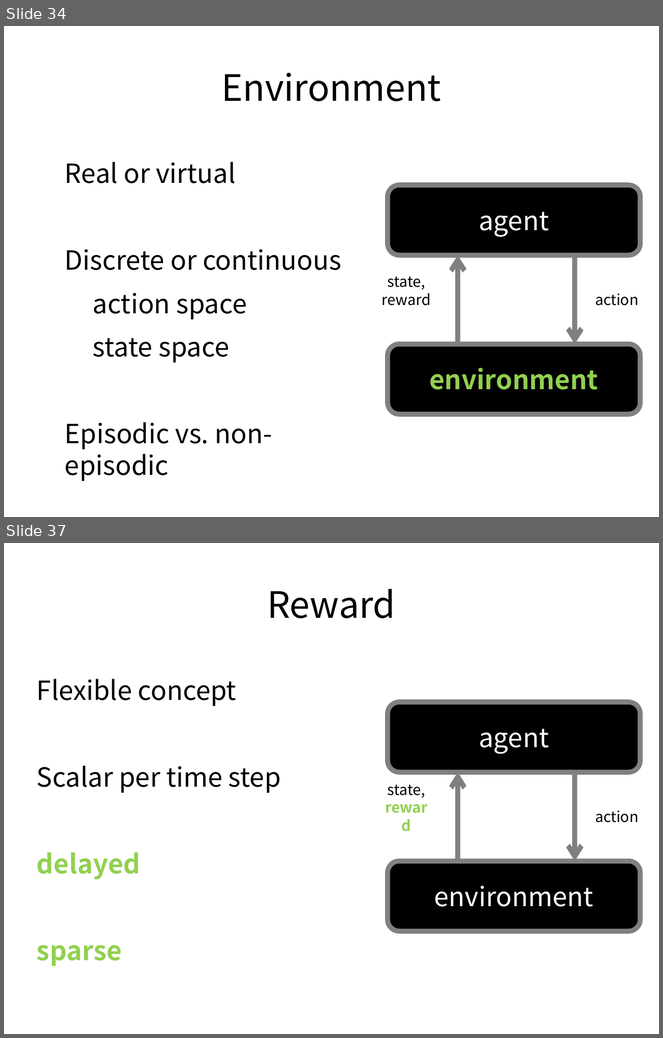
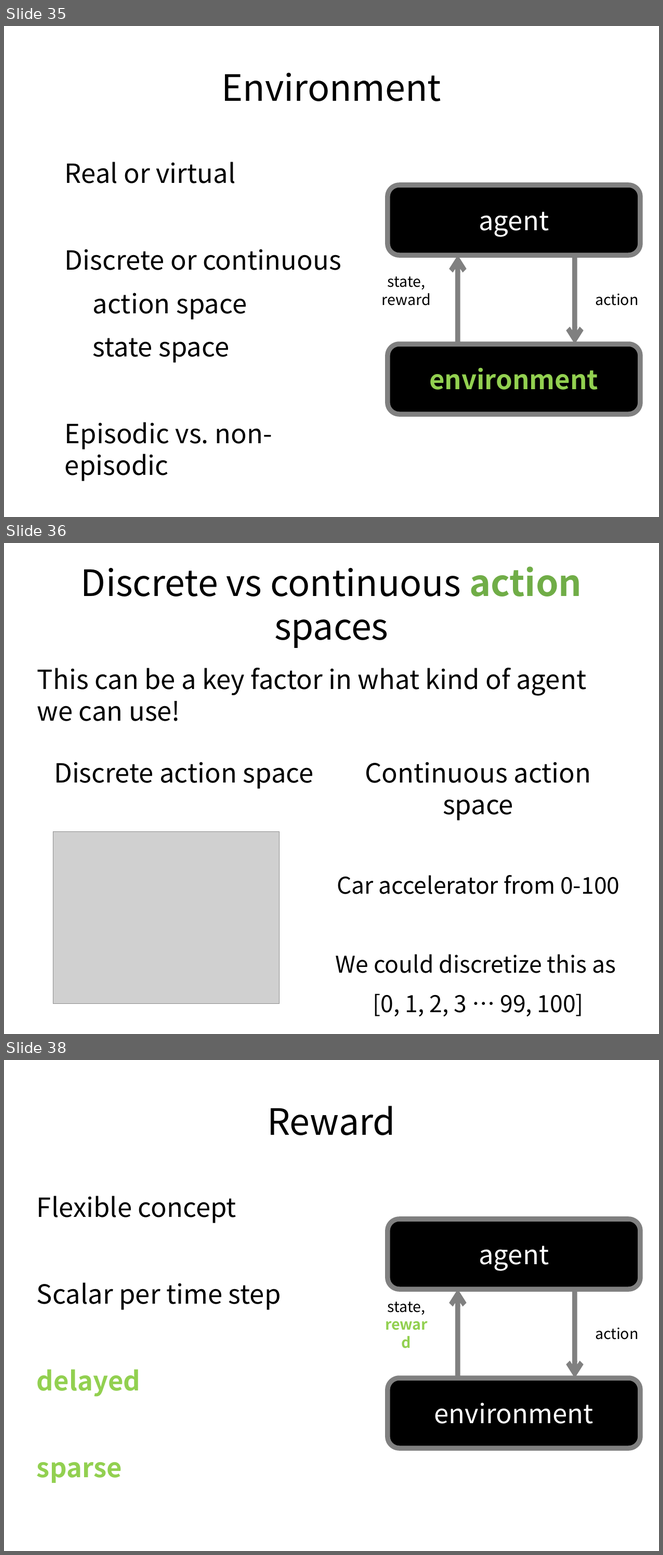
Before and after one commit to ADGEfficiency/dsr-rl, a slide deck: RL_course_v2_DRAFT.pptx. Shown one above the other, each under a label of ours: slides 34 and 37 before the commit, slides 35, 36 and 38 after it; the slides between them are not shown. The pictures are 663x1038 and 663x1555 pixels, drawn with LibreOffice and Linux fonts; fonts in the diff are those of the drawing; grey boxes stand for pictures. Boxes give left, top, right and bottom in pixels: in the first picture for what was removed or moved away, otherwise in the second. Text is boxed around its words. In the diff, an @@ line names an element or a change of style, - is before the commit and + after.

```diff
--- a/RL_course_v2_DRAFT.pptx
+++ b/RL_course_v2_DRAFT.pptx
@@ slide 36 added at [4, 543, 659, 1034], background #FFFFFF @@
@@ title added at [81, 566, 582, 648], 44 pt, text #000000 @@
+Discrete vs continuous action spaces
@@ text added at [37, 668, 586, 721], 32 pt, text #000000 @@
+This can be a key factor in what kind of agent we can use!
@@ text added at [54, 762, 314, 789], 32 pt, text #000000 @@
+Discrete action space
@@ text added at [336, 762, 620, 1017], 28 pt, text #000000 @@
+Continuous action space
+Car accelerator from 0-100
+We could discretize this as
+[0, 1, 2, 3 … 99, 100]
@@ picture added at [53, 832, 280, 1004] @@
@@ what was slide 34 is now slide 35 @@
@@ what was slide 37 is now slide 38 @@
```
Also in this commit, not shown: 12 slides changed, 59 other slides added, 1 slide removed, 2 other files.
